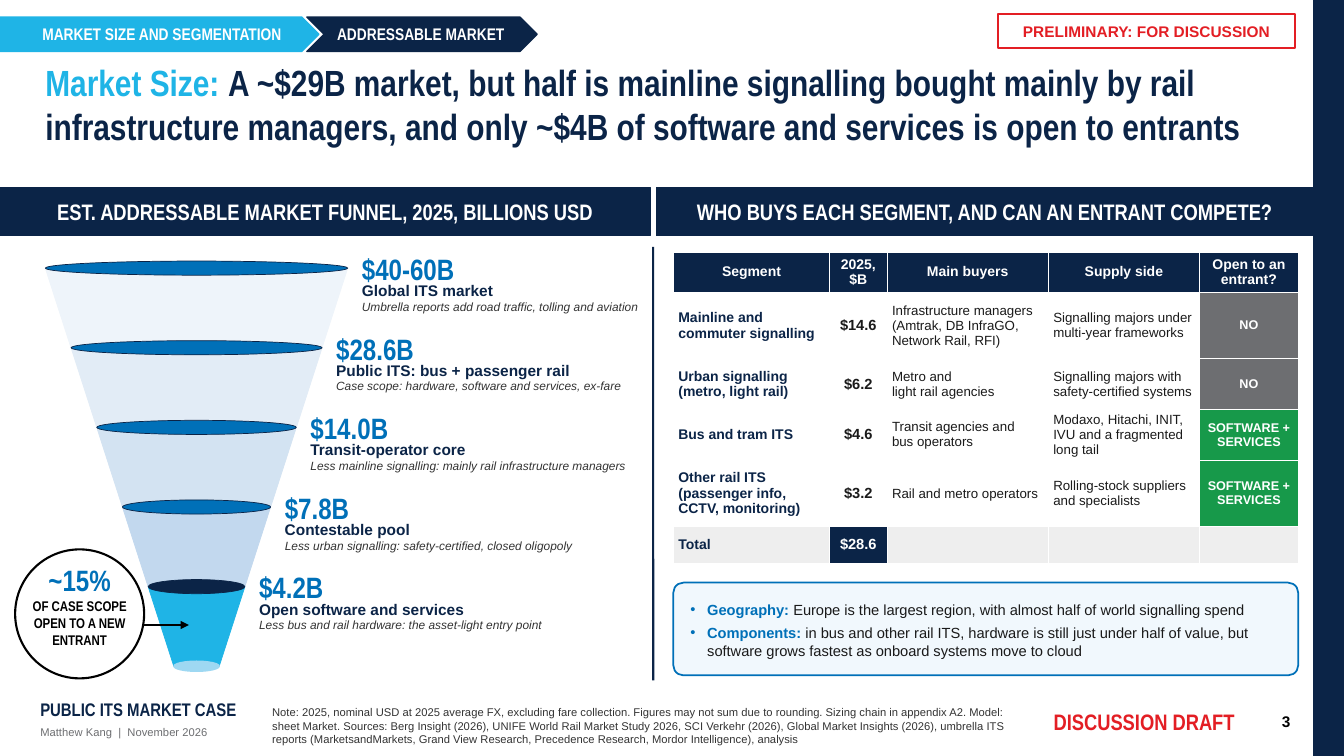
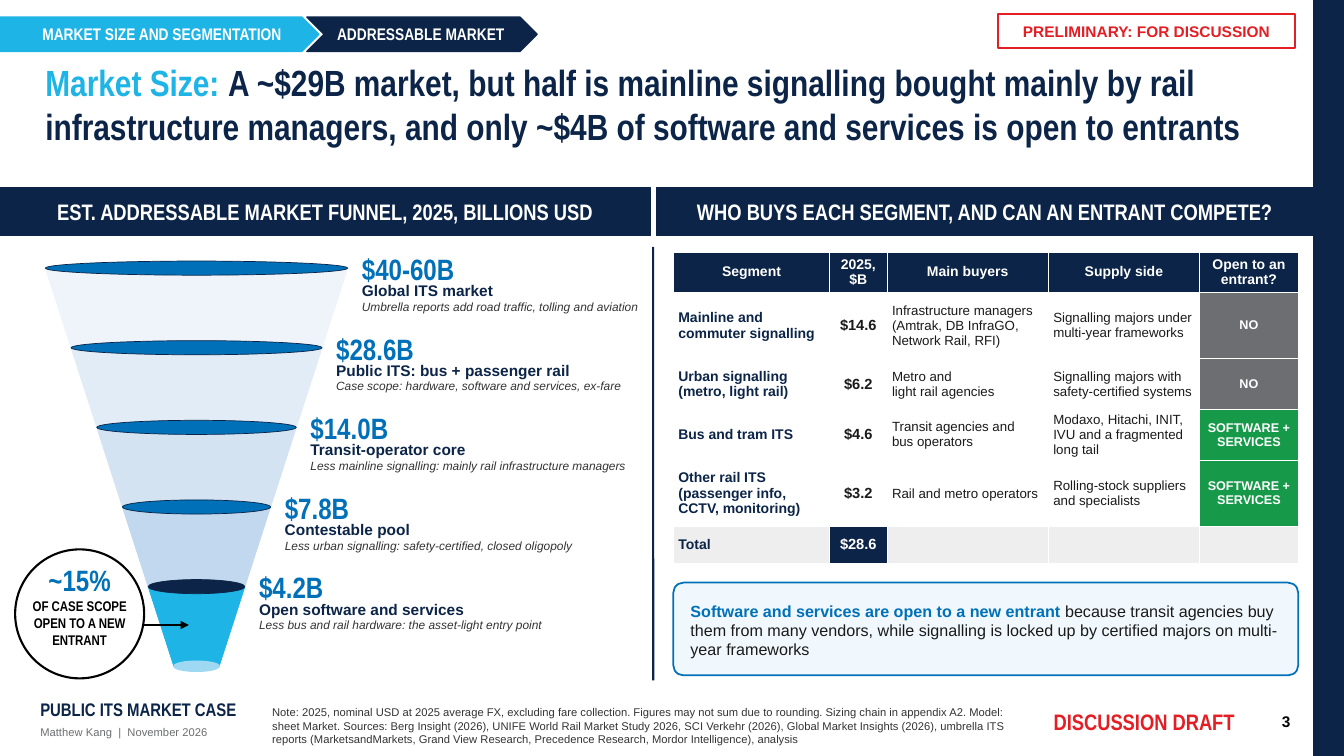
Before and after one commit to matthewkang858/Project-2-, a slide deck: slide 3 of its-market-case/deck/Public_ITS_Market_Case.pptx. Drawn at 1344x756 pixels with LibreOffice and Linux fonts; fonts in the diff are those of the drawing. Boxes give left, top, right and bottom in pixels: in the first picture for what was removed or moved away, otherwise in the second. Text is boxed around its words. In the diff, an @@ line names an element or a change of style, - is before the commit and + after.

```diff
--- a/its-market-case/deck/Public_ITS_Market_Case.pptx
+++ b/its-market-case/deck/Public_ITS_Market_Case.pptx
@@ text at (x1=690, y1=605, x2=1277, y2=659): text changed; size 10.5 to 11.5 pt @@
-• Geography: Europe is the largest region, with almost half of world signalling spend
-• Components: in bus and other rail ITS, hardware is still just under half of value, but software grows fastest as onboard systems move to cloud
+• Software and services are open to a new entrant because transit agencies buy them from many vendors, while signalling is locked up by certified majors on multi-year frameworks
```
Also in this commit, not shown: 2 other slides changed, 4 other files.
